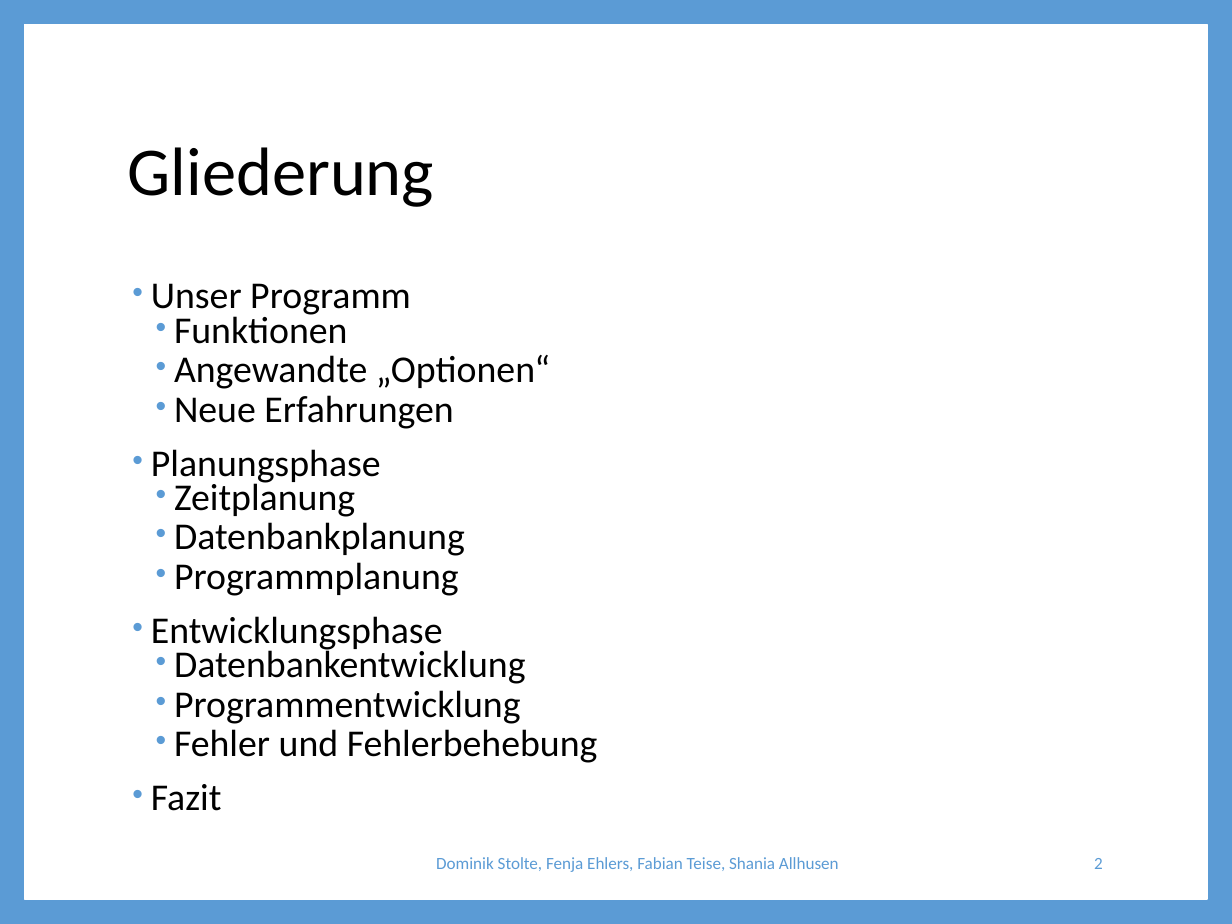
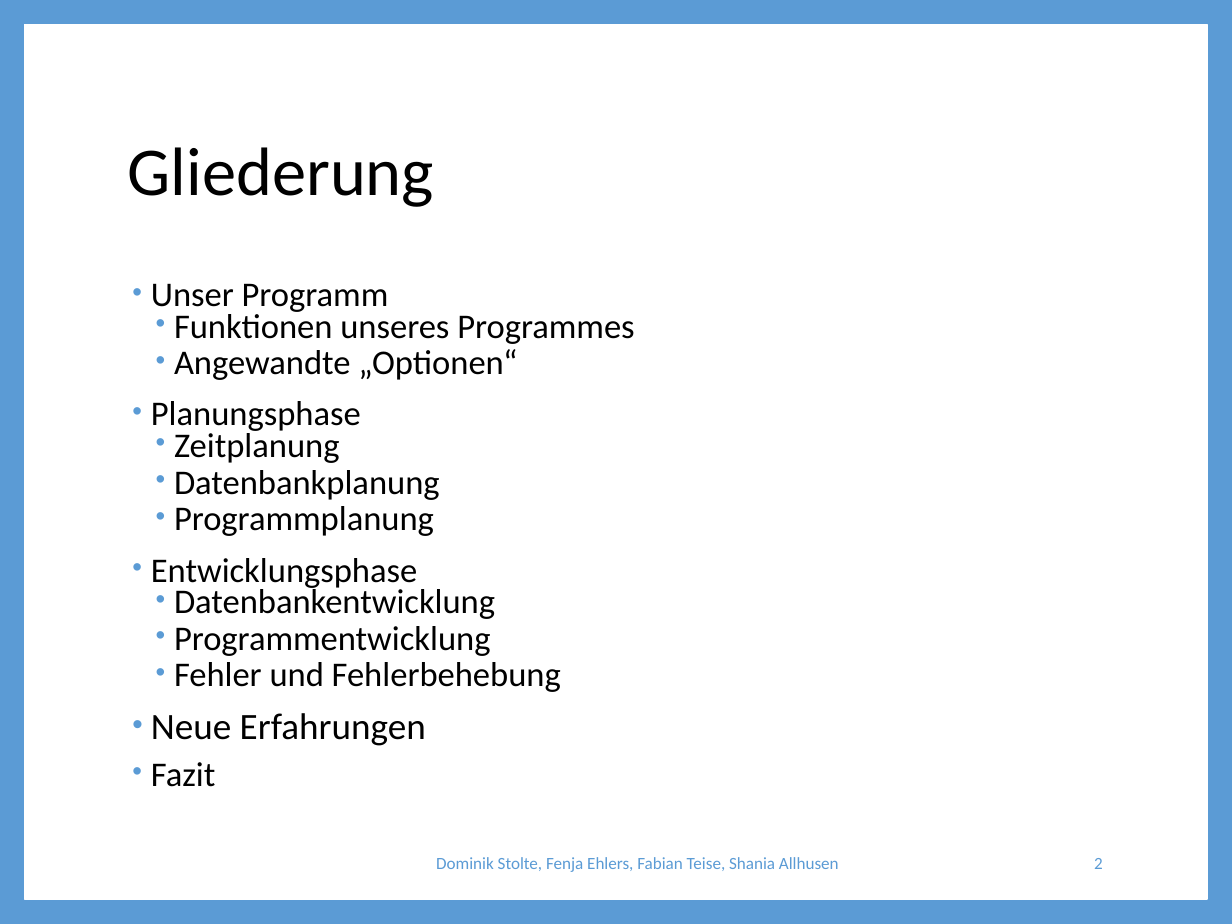
Before and after one commit to ShaniaAllhusen/Mittelstufenprojekt, a slide deck: slide 2 of Projekt-Präsentation.pptx. Drawn at 1232x924 pixels with LibreOffice and Linux fonts; fonts in the diff are those of the drawing. Boxes give left, top, right and bottom in pixels: in the first picture for what was removed or moved away, otherwise in the second. Text is boxed around its words. In the diff, an @@ line names an element or a change of style, - is before the commit and + after.

```diff
--- a/Projekt-Präsentation.pptx
+++ b/Projekt-Präsentation.pptx
@@ text at bbox=[151, 283, 561, 787]: size 22.1 to 20.1 pt in "Unser Programm", "Angewandte „Optionen“", "Planungsphase", "Zeitplanung" and 7 more places @@
@@ text at bbox=[174, 309, 634, 344]: text changed; size 22.1 to 20.1 pt @@
-  • Funktionen
+  • Funktionen unseres Programmes
@@ text at bbox=[174, 395, 453, 429]: paragraph removed @@
-  • Neue Erfahrungen
@@ text at bbox=[151, 713, 426, 746]: paragraph added @@
+• Neue Erfahrungen
```
Also in this commit, not shown: 9 other slides changed.
